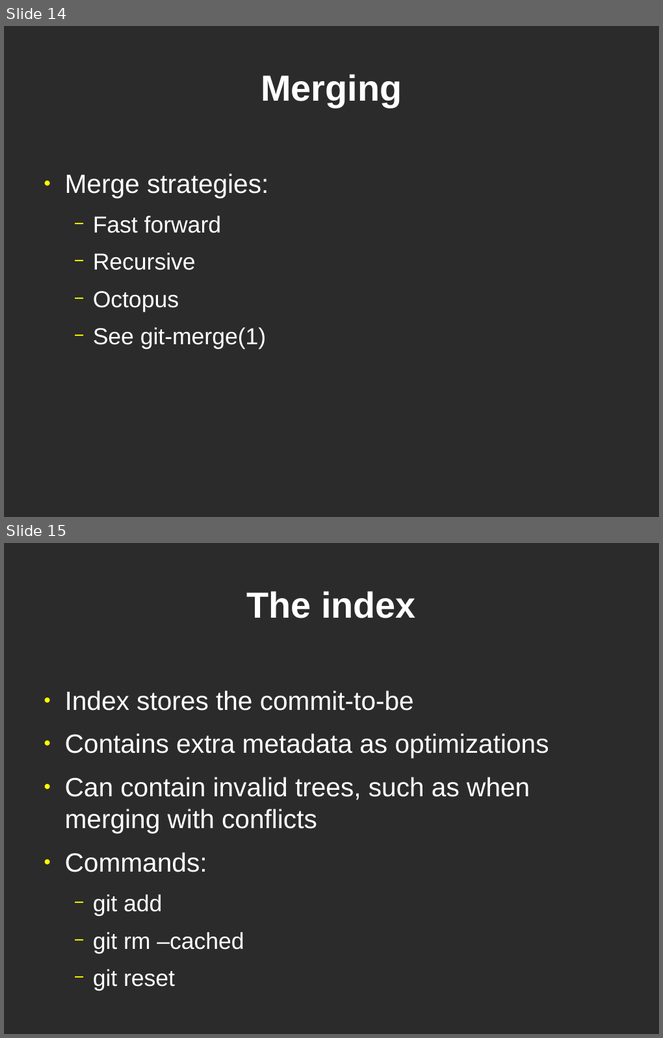
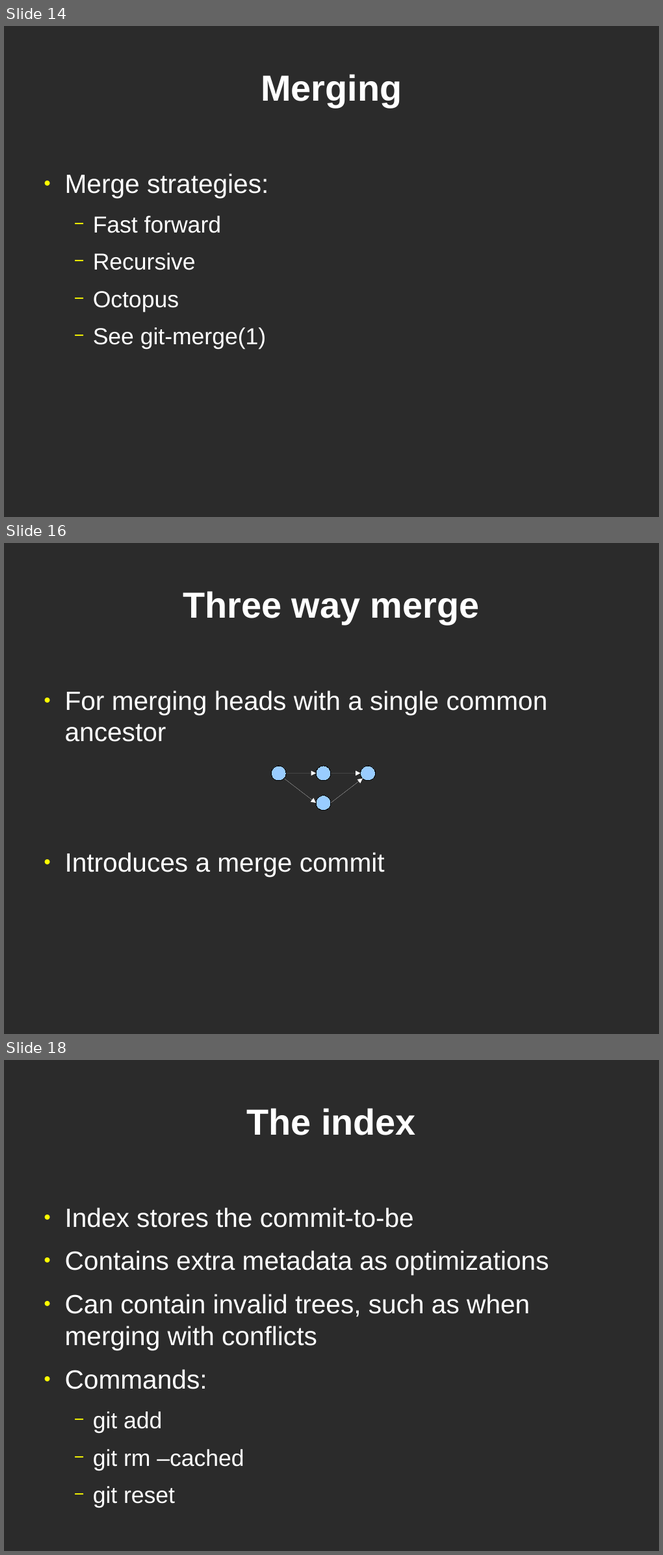
Before and after one commit to bjc/dvcs-git-slides, a slide deck: git.odp. Shown one above the other, each under a label of ours: slides 14 and 15 before the commit, slides 14, 16 and 18 after it; the slides between them are not shown. The pictures are 663x1038 and 663x1555 pixels, drawn with LibreOffice and Linux fonts; fonts in the diff are those of the drawing; background and template pictures are left out; a plain dark background stands for a picture behind light text. Boxes give left, top, right and bottom in pixels: in the first picture for what was removed or moved away, otherwise in the second. Text is boxed around its words. In the diff, an @@ line names an element or a change of style, - is before the commit and + after.

```diff
--- a/git.odp
+++ b/git.odp
@@ slide 16 added at <box>4,543,659,1034</box>, background picture (left out) @@
@@ title added at <box>183,591,480,624</box>, 44 pt, text #FFFFFF, bold @@
+Three way merge
@@ text added at <box>65,691,548,877</box>, 32 pt, text #FFFFFF @@
+● For merging heads with a single common ancestor
+● Introduces a merge commit
@@ ellipse added at <box>272,766,286,781</box>, fill #99CCFF, outline #000000 0 pt @@
@@ arrow added from (286, 773) to (316, 774), #FFFFFF 0 pt @@
@@ ellipse added at <box>316,766,331,781</box>, fill #99CCFF, outline #000000 0 pt @@
@@ arrow added from (331, 773) to (361, 774), #FFFFFF 0 pt @@
@@ ellipse added at <box>361,766,376,781</box>, fill #99CCFF, outline #000000 0 pt @@
@@ arrow added from (284, 778) to (316, 804), #FFFFFF 0 pt @@
@@ ellipse added at <box>316,796,331,811</box>, fill #99CCFF, outline #000000 0 pt @@
@@ arrow added from (331, 804) to (363, 778), #FFFFFF 0 pt @@
@@ what was slide 15 is now slide 18 @@
```
Also in this commit, not shown: 6 slides changed, 4 other slides added, 1 slide removed.
